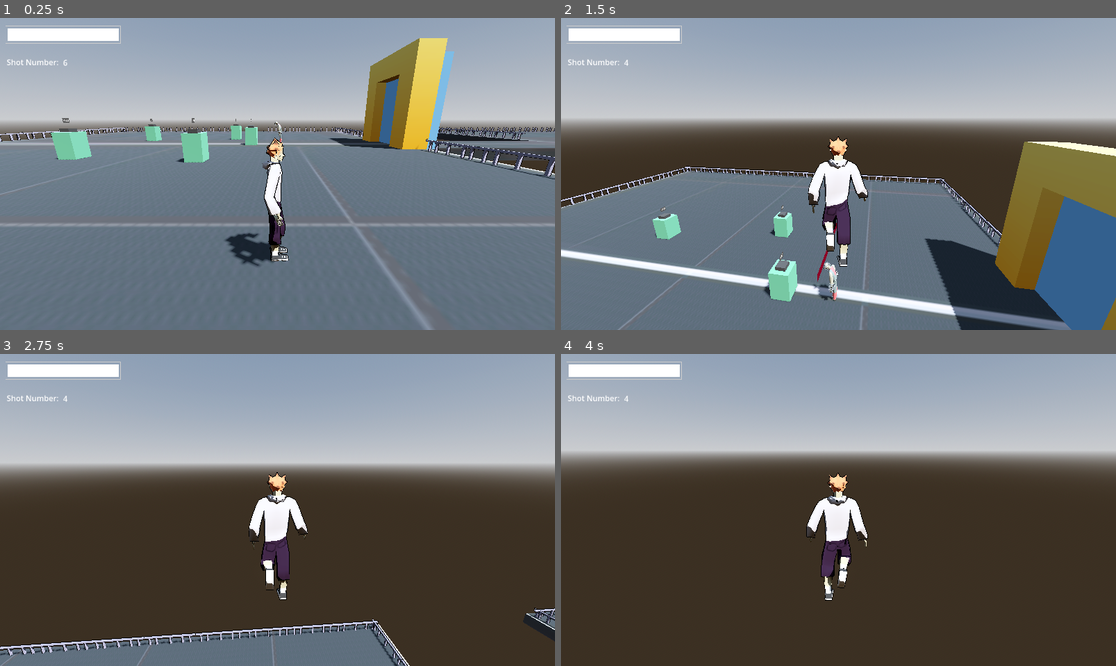
Above: before the commit, frames 1-4 (two rows, left to right).
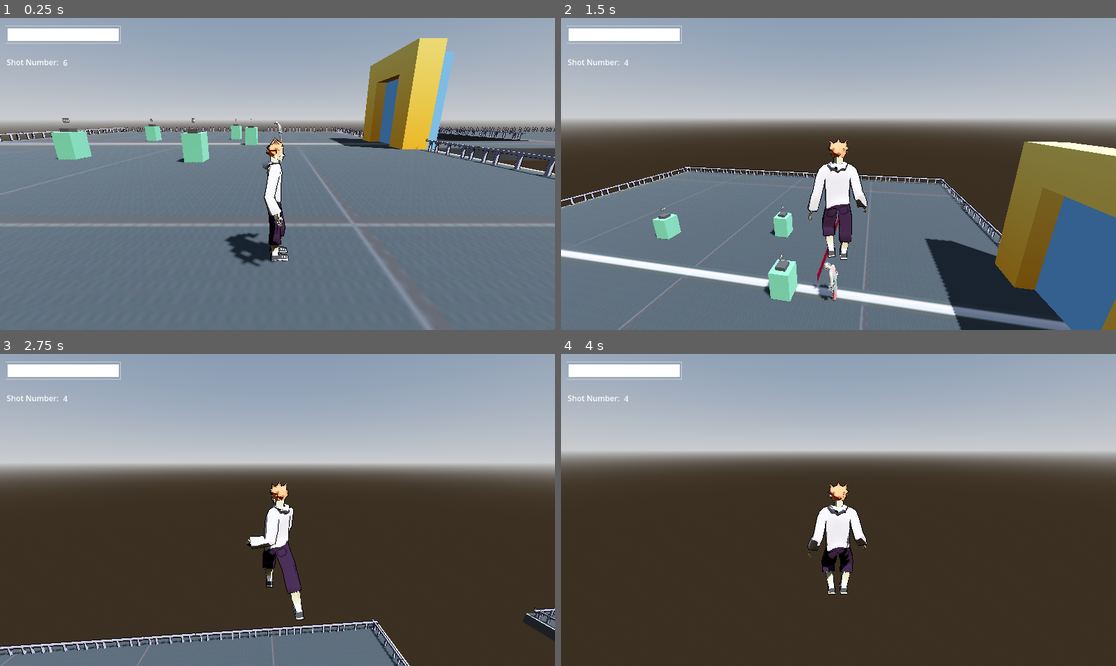
Above: after the commit, the same moments.

Repository: yashGhela/blame
Game: Godot game, scene res://levels/lab.tscn
Two runs of this game, one before a commit and one after it. Both use one fixed random seed, a clock stepped at 60 frames per second and the inputs below. The project has no main scene, so this scene is started directly.
Inputs (mouse positions are in pixels of both pictures, inside the frame that each line leads up to):
- Up to frame 1 (0.25 s): no input
- Up to frame 2 (1.5 s): tap Enter at 0.5 s; move the mouse to (866, 174) at 0.52 s; hold W (forward) from 0.53 s (still down); right-click (866, 174) at 0.6 s; tap Space (jump) at 0.77, 1.07 s; tap F (fire) at 0.8, 1.35 s; move the mouse to (810, 174) at 1.27 s
- Up to frame 3 (2.75 s): keep holding W (forward); tap Space (jump) at 1.52, 1.82 s; click (249, 510) at 1.55 s; move the mouse to (288, 503) at 2.02 s; click (288, 503) at 2.1 s; tap Shift (run) at 2.3 s
- Up to frame 4 (4 s): keep holding W (forward); move the mouse to (832, 516) at 2.77 s; tap Shift (run) at 2.85 s; tap Space (jump) at 3.02, 3.32, 3.77, 3.8 s; tap Q (snap) at 3.05, 3.6 s; move the mouse to (877, 513) at 3.52 s

The runs differ from the first frame. In frame 1, less than 0.1% of the frame differs, in the area x 47-52%, y 40-76%; in frame 2, 1.1%; in frame 3, 1.8%, in the area x 44-56%, y 37-86%; in frame 4, 1.7%.

Commit message:
i have no idea how but the punches are already working???

Diff:
--- a/gameplay-elements/playerthirdpers.tscn
+++ b/gameplay-elements/playerthirdpers.tscn
@@ -421,5 +421,6 @@
 [connection signal="body_entered" from="body/hand2/hand2area" to="." method="_on_hand_2_area_body_entered"]
 [connection signal="animation_finished" from="basicanims" to="." method="_on_basicanims_animation_finished"]
 [connection signal="body_entered" from="floorcol" to="." method="_on_floorcol_body_entered"]
+[connection signal="animation_finished" from="larsv1/AnimationPlayer" to="." method="_on_animation_player_animation_finished"]
 
 [editable path="larsv1"]
--- a/scripts/playerthirdpers.gd
+++ b/scripts/playerthirdpers.gd
@@ -7,6 +7,7 @@
 const RUNNING_SPEED = 14.0
 
 var is_attacking:=false
+var action_locked := false  # true while jump / phasejump / dash is playing
 
 @export var hit_pull_distance := 1.0
 @export var hit_pull_speed := 8.0
@@ -147,13 +148,13 @@
 		hitcounter+=1
 		match hitcounter:
 			1:
-				basicanims.play("hit_one")
+				play_action("uppercut")
 				SPEED=10.0
 			2:
-				basicanims.play("hit_two")
+				play_action("downstrike")
 				SPEED=11.0
 			3:
-				basicanims.play("hit_three")
+				play_action("downstrikerev")
 				SPEED= 12.0
 
 		hand_1_col.disabled=false
@@ -192,19 +193,22 @@
 
 
 	if is_on_floor():
-		can_phase_jump=true
+		can_phase_jump = true
 		is_phase_jumping = false
+		if animation_player.current_animation in ["jump", "phasejump"]:
+			action_locked = false
 
 	# Handle jump.
 	if Input.is_action_just_pressed("jump"):
 		if is_on_floor():
 			velocity.y = JUMP_VELOCITY
-			animation_player.play("jump")
+			play_action("jump")
 		elif can_phase_jump:
 			velocity.y = PHASE_JUMP_FORCE
 			is_phase_jumping=true
 			can_phase_jump=false
-			animation_player.play("phasejump")
+			play_action("phasejump")
+
 
 
 
@@ -250,7 +254,8 @@
 			10.0 * delta
 			)
 
-		animation_player.play("dash")
+		play_action("dash")
+
 
 
 	if is_dashing:
@@ -283,11 +288,11 @@
 		if is_running:
 			velocity.x = -direction.x * RUNNING_SPEED
 			velocity.z = -direction.z * RUNNING_SPEED
-			animation_player.play("run")
+			play_locomotion("run")
 		else:
 			velocity.x = -direction.x * SPEED
 			velocity.z = -direction.z * SPEED
-			animation_player.play("walk")
+			play_locomotion("walk")
 
 
 		var target_y = atan2(direction.x, direction.z) + deg_to_rad(270)
@@ -302,7 +307,7 @@
 	else:
 		velocity.x = move_toward(velocity.x, 0, SPEED)
 		velocity.z = move_toward(velocity.z, 0, SPEED)
-		animation_player.play("idle")
+		play_locomotion("idle")
 
 
 func fire():
@@ -331,6 +336,8 @@
 		target.global_position,
 		SNAP_DURATION
 	)
+
+	play_action("kickshot")
 
 	await tween.finished
 
@@ -469,6 +476,8 @@
 		SNAP_DURATION
 	)
 
+	play_action("dash")
+
 	await tween.finished
 
 	# Make sure we don't continue if something interrupted the snap
@@ -523,6 +532,7 @@
 		SNAP_DURATION
 	)
 
+	play_action("dash")
 	await tween.finished
 
 	# Make sure we don't continue if something interrupted the snap
@@ -601,3 +611,30 @@
 		kd.y=0;
 		var kv = 10
 		body.get_knockback(kd,kv,20)
+
+
+
+
+func play_action(anim: StringName) -> void:
+	action_locked = true
+	animation_player.play(anim)
+
+func play_locomotion(anim: StringName) -> void:
+	if action_locked or is_attacking or not is_on_floor():
+		return
+	if animation_player.current_animation != anim:
+		animation_player.play(anim)
+
+
+func _on_animation_player_animation_finished(anim_name: StringName) -> void:
+	if anim_name in ["jump", "phasejump", "dash", "kickshot", "uppercut", "downstrike", "downstrikerev"]:
+		action_locked = false
+
+	if anim_name=="uppercut" or anim_name=="downstrike" or anim_name=="downstrikerev":
+		hand_1_col.disabled=true
+		hand_2_col.disabled=true
+
+		is_attacking=false
+		if is_snapping:
+			is_snapping = false
+			snap_target = null
